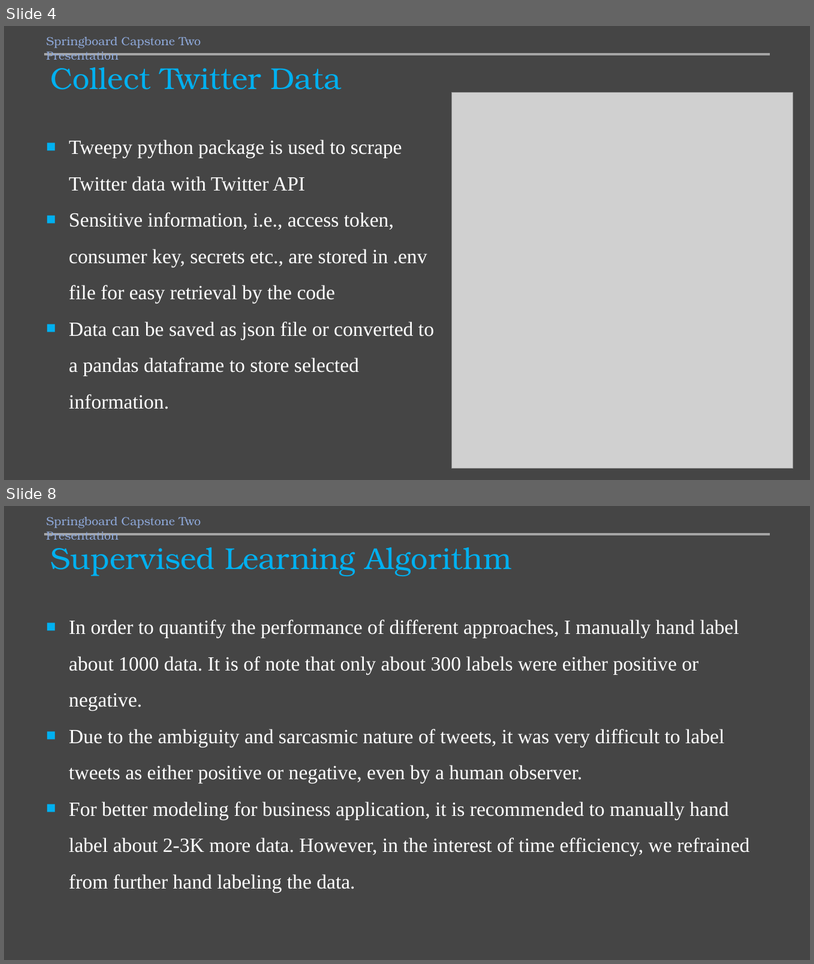
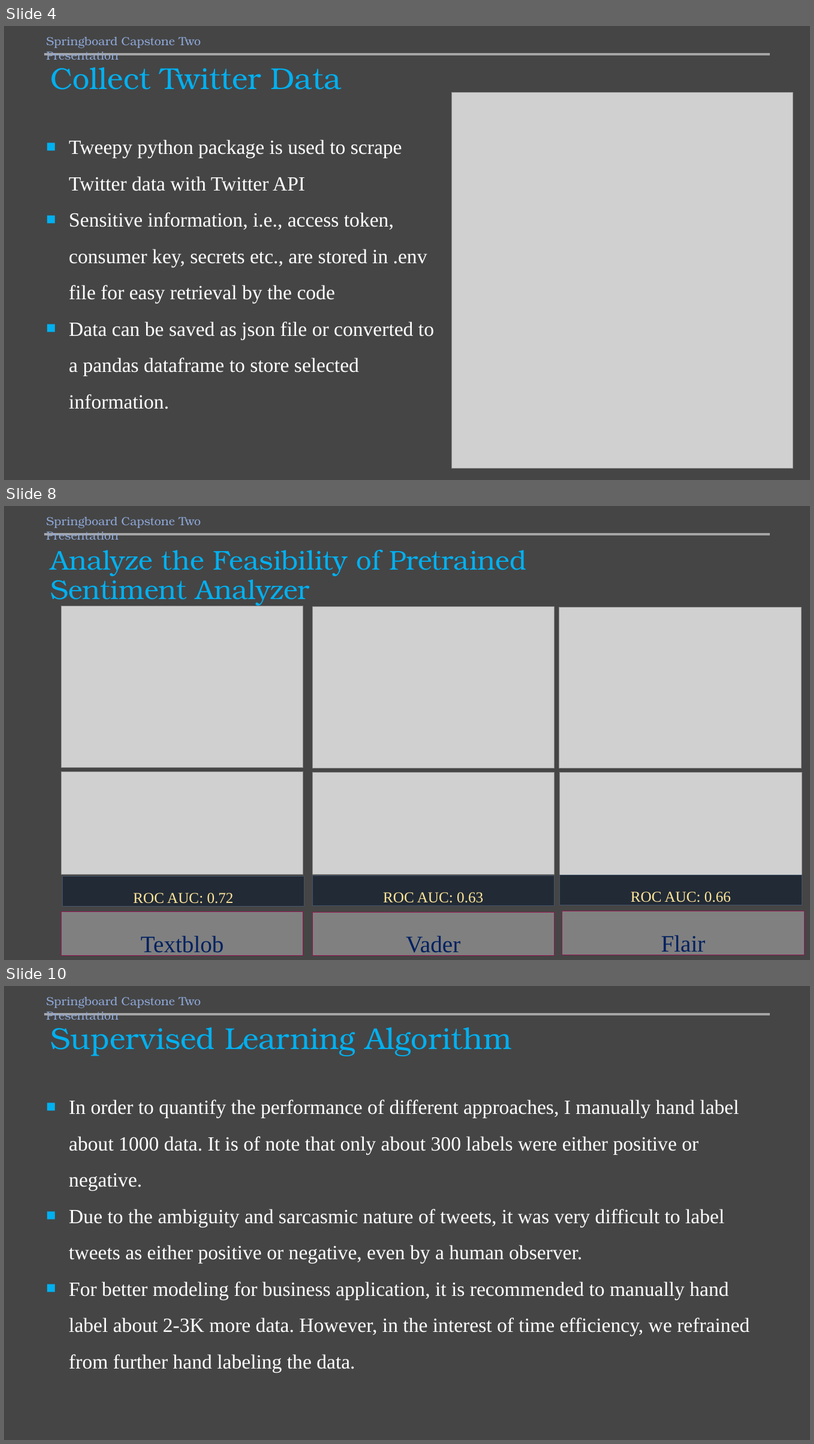
Before and after one commit to mamunm/sentiment_analysis, a slide deck: reports/sentiment_analysis.pptx. Shown one above the other, each under a label of ours: slides 4 and 8 before the commit, slides 4, 8 and 10 after it; the slides between them are not shown. The pictures are 814x964 and 814x1444 pixels, drawn with LibreOffice and Linux fonts; fonts in the diff are those of the drawing; grey boxes stand for pictures. Boxes give left, top, right and bottom in pixels: in the first picture for what was removed or moved away, otherwise in the second. Text is boxed around its words. In the diff, an @@ line names an element or a change of style, - is before the commit and + after.

```diff
--- a/reports/sentiment_analysis.pptx
+++ b/reports/sentiment_analysis.pptx
@@ slide 8 added at (4, 506, 810, 960), background #454545 @@
@@ text added at (46, 517, 201, 540), 14 pt, text #8FAADC @@
+Springboard Capstone Two Presentation
@@ line added from (45, 534) to (770, 534), #A5A5A5 3 pt @@
@@ title added at (50, 549, 527, 606), 32.4 pt, text #00B0F0 @@
+Analyze the Feasibility of Pretrained Sentiment Analyzer
@@ picture added at (62, 606, 303, 768) @@
@@ picture added at (312, 606, 555, 768) @@
@@ picture added at (560, 607, 802, 769) @@
@@ picture added at (62, 772, 303, 874) @@
@@ picture added at (312, 772, 555, 874) @@
@@ picture added at (561, 772, 803, 875) @@
@@ rectangle added at (63, 876, 305, 906), fill #222A35, outline #44546A 0.75 pt, 18 pt, text #FFE699 @@
+ROC AUC: 0.72
@@ rectangle added at (312, 876, 555, 906), fill #222A35, outline #44546A 0.75 pt, 18 pt, text #FFE699 @@
+ROC AUC: 0.63
@@ rectangle added at (561, 875, 803, 905), fill #222A35, outline #44546A 0.75 pt, 18 pt, text #FFE699 @@
+ROC AUC: 0.66
@@ rectangle added at (62, 912, 303, 955), fill #808080, outline #941651 0.75 pt, 28 pt, text #002060 @@
+Textblob
@@ rectangle added at (312, 912, 555, 955), fill #808080, outline #941651 0.75 pt, 28 pt, text #002060 @@
+Vader
@@ rectangle added at (563, 911, 805, 954), fill #808080, outline #941651 0.75 pt, 28 pt, text #002060 @@
+Flair
@@ what was slide 8 is now slide 10 @@
```
Also in this commit, not shown: 2 slides changed, 3 other slides added, 2 slides removed, 12 other files.
